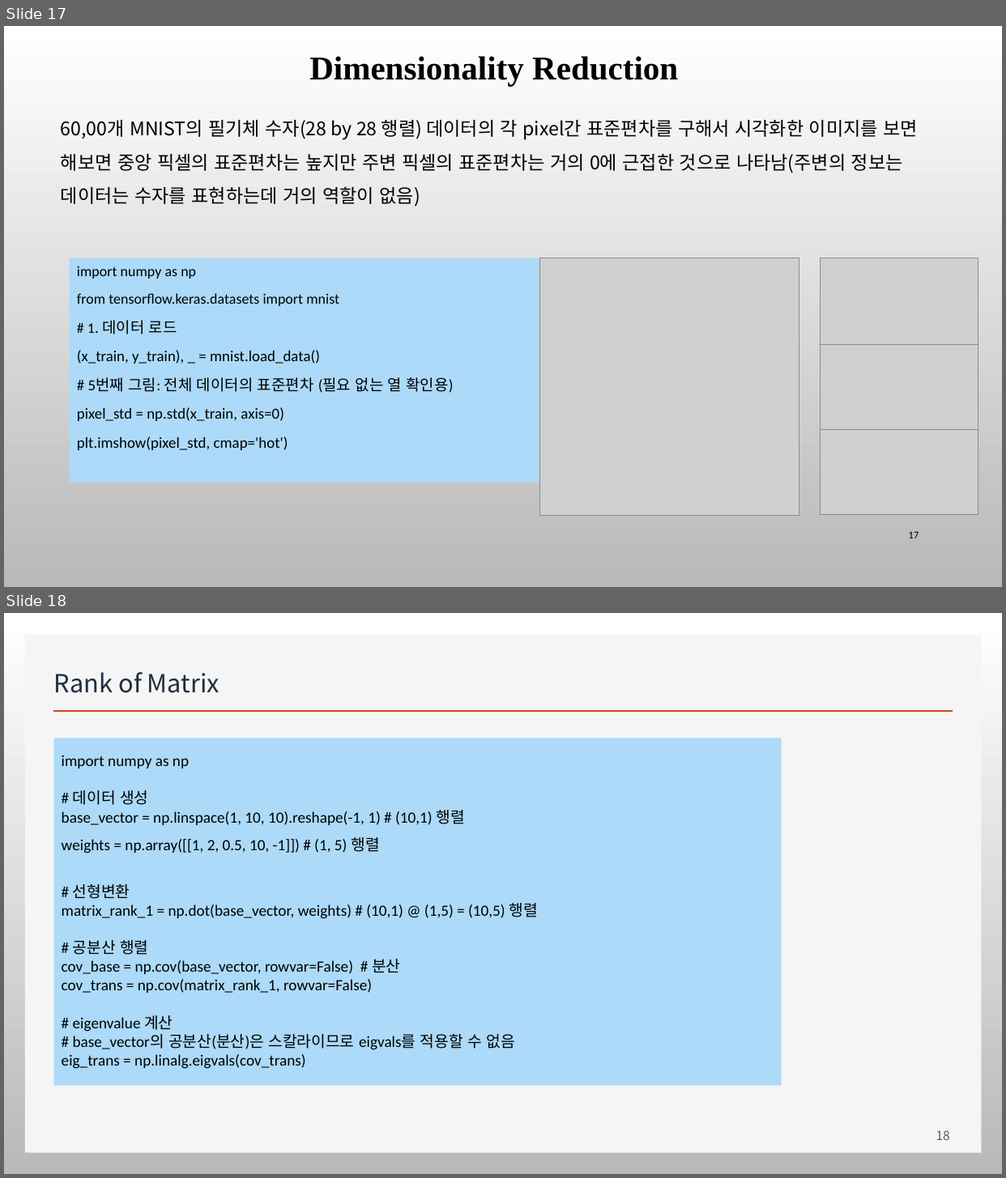
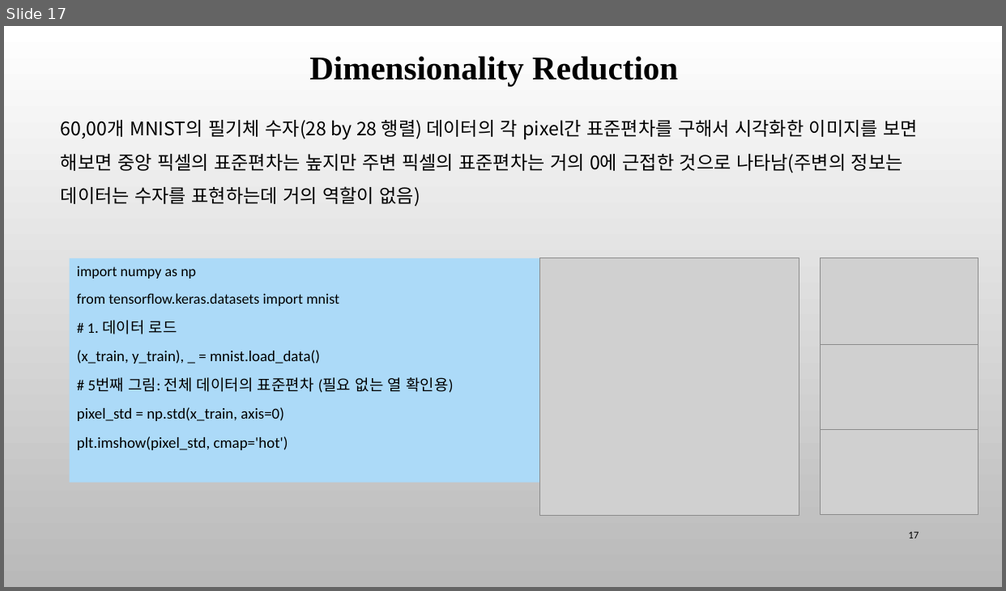
Before and after one commit to ancestor9/mathematics-for-machine-learning, a slide deck: Linear_Algebra/w5_PCA_linear_transformation.pptx. Shown one above the other, each under a label of ours: slides 17 and 18 before the commit, slide 17 after it. The pictures are 1006x1178 and 1006x591 pixels, drawn with LibreOffice and Linux fonts; fonts in the diff are those of the drawing; grey boxes stand for pictures; background and template pictures are left out. Boxes give left, top, right and bottom in pixels: in the first picture for what was removed or moved away, otherwise in the second. Text is boxed around its words. In the diff, an @@ line names an element or a change of style, - is before the commit and + after.

```diff
--- a/Linear_Algebra/w5_PCA_linear_transformation.pptx
+++ b/Linear_Algebra/w5_PCA_linear_transformation.pptx
@@ slide 18 removed at box(4, 613, 1002, 1174), background picture (left out) @@
@@ rectangle removed at box(25, 635, 982, 1153) @@
@@ title removed at box(54, 672, 219, 693) @@
-Rank of Matrix
@@ line removed from (53, 711) to (953, 711) @@
@@ rectangle removed at box(54, 738, 782, 1085) @@
-import numpy as np
-# 데이터 생성
-base_vector = np.linspace(1, 10, 10).reshape(-1, 1) # (10,1) 행렬
-weights = np.array([[1, 2, 0.5, 10, -1]]) # (1, 5) 행렬
-# 선형변환
-matrix_rank_1 = np.dot(base_vector, weights) # (10,1) @ (1,5) = (10,5) 행렬
-# 공분산 행렬
-cov_base = np.cov(base_vector, rowvar=False) # 분산
-cov_trans = np.cov(matrix_rank_1, rowvar=False)
-# eigenvalue 계산
-# base_vector의 공분산(분산)은 스칼라이므로 eigvals를 적용할 수 없음
-eig_trans = np.linalg.eigvals(cov_trans)
@@ page number removed at box(936, 1131, 950, 1140) @@
-18
```
Also in this commit, not shown: 1 slide changed, 2 other slides removed.
